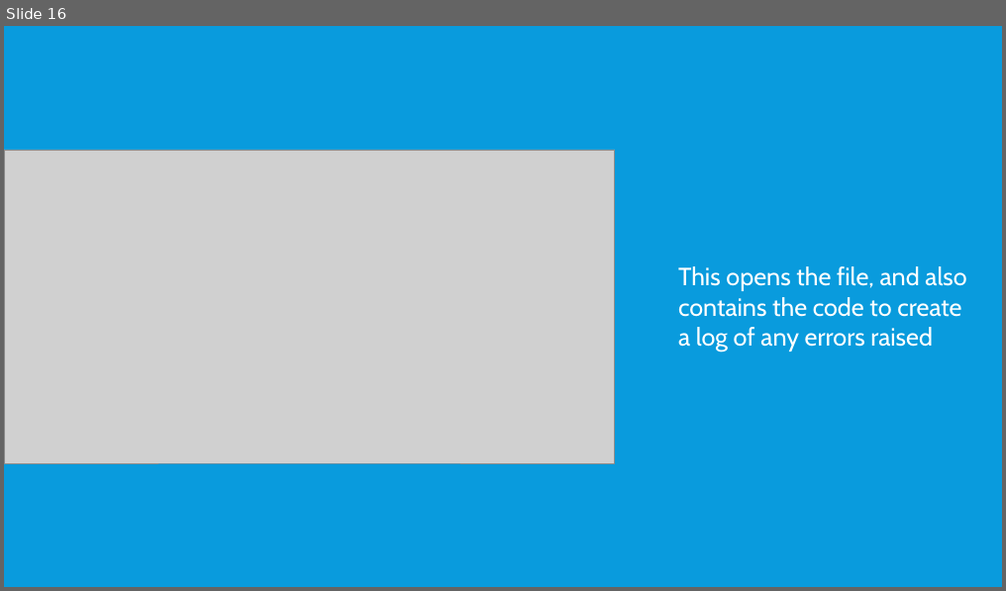
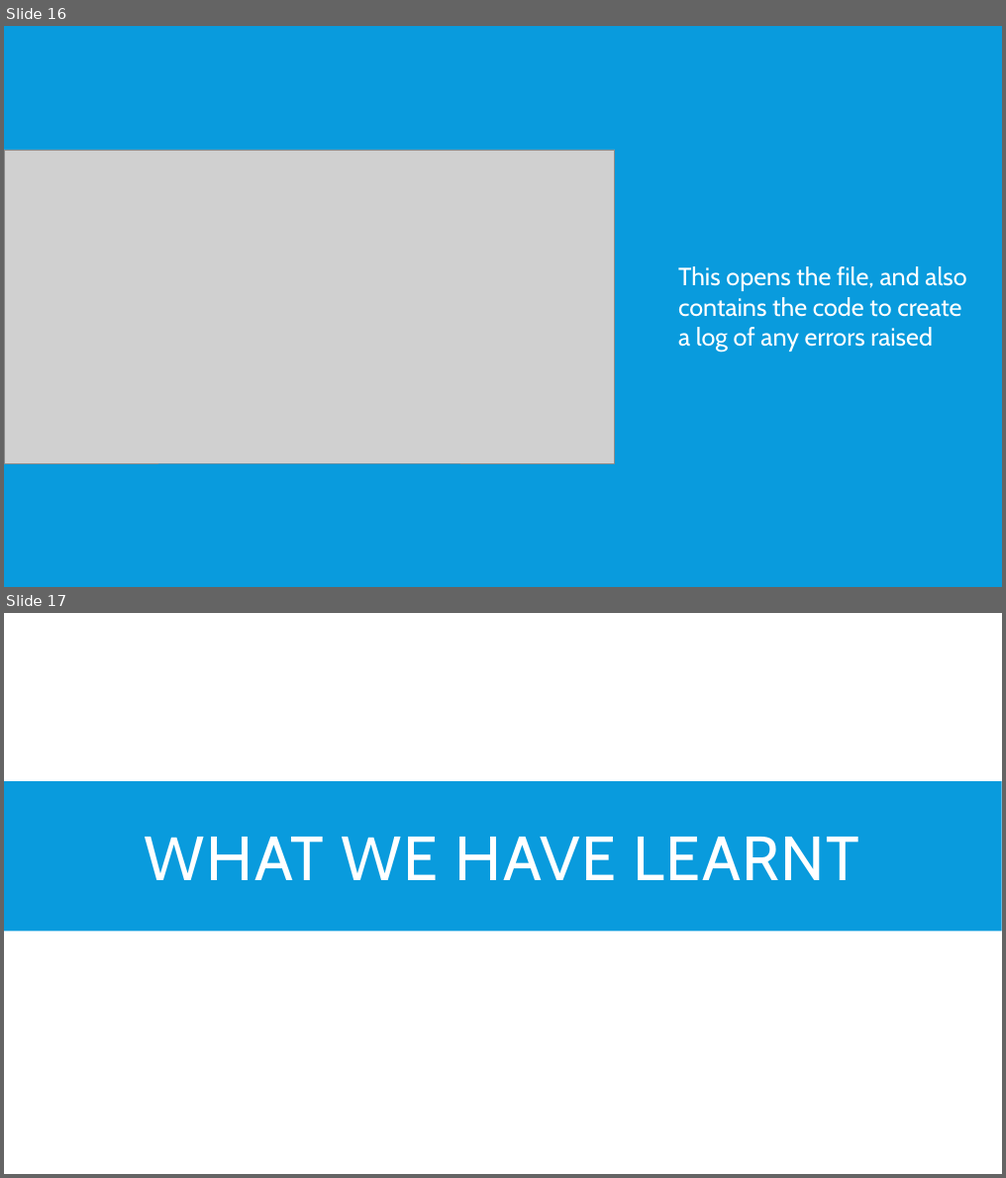
Before and after one commit to LittleDinoCake/CF-Project, a slide deck: Report.pptx. Shown one above the other, each under a label of ours: slide 16 before the commit, slides 16 and 17 after it. The pictures are 1006x591 and 1006x1178 pixels, drawn with LibreOffice and Linux fonts; fonts in the diff are those of the drawing; grey boxes stand for pictures. Boxes give left, top, right and bottom in pixels: in the first picture for what was removed or moved away, otherwise in the second. Text is boxed around its words. In the diff, an @@ line names an element or a change of style, - is before the commit and + after.

```diff
--- a/Report.pptx
+++ b/Report.pptx
@@ slide 17 added at bbox=[4, 613, 1002, 1174], background #FFFFFF @@
@@ rectangle added at bbox=[4, 781, 1002, 931], fill #099BDD @@
@@ title added at bbox=[145, 837, 860, 880], 60 pt, text #FFFFFF @@
+WHAT WE HAVE LEARNT
```
Also in this commit, not shown: 2 other slides added, 1 other file.
